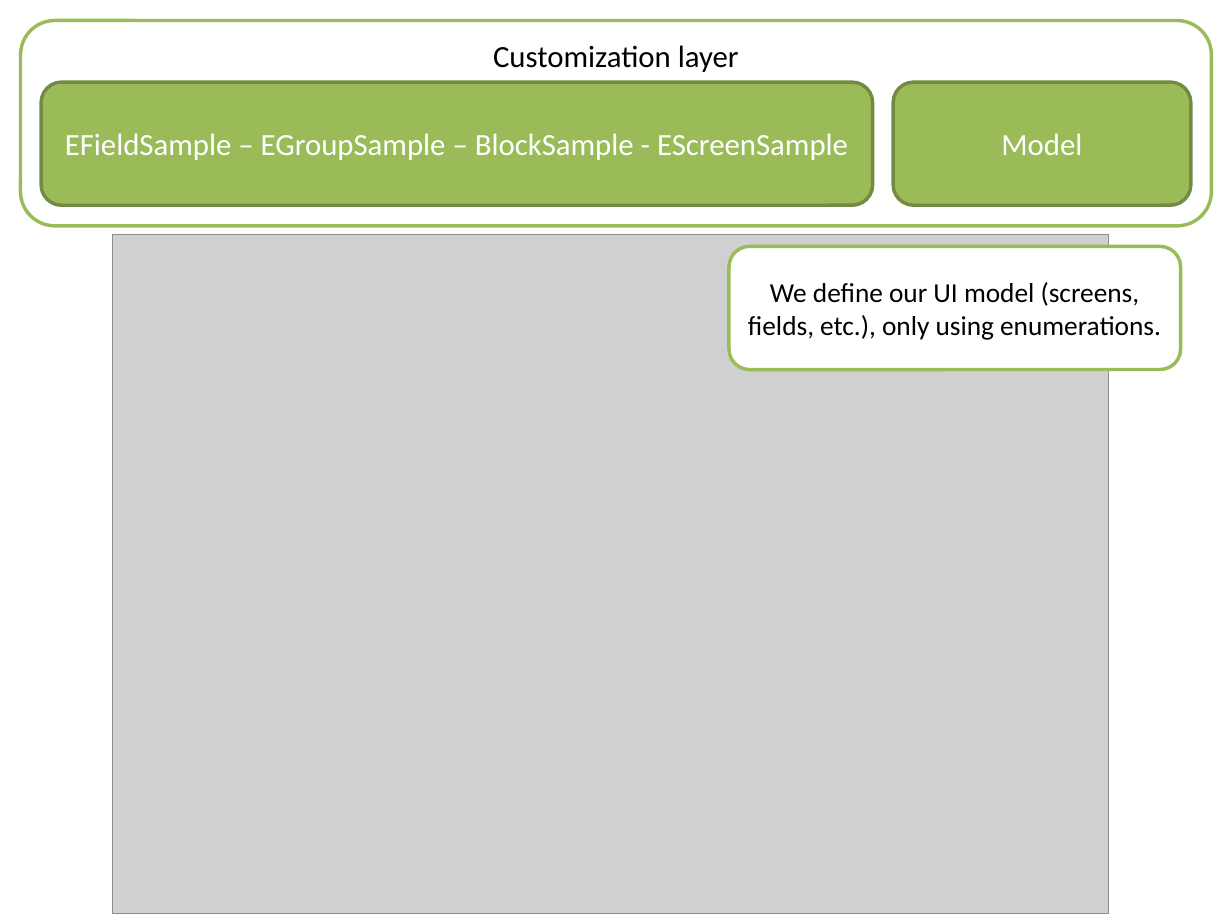
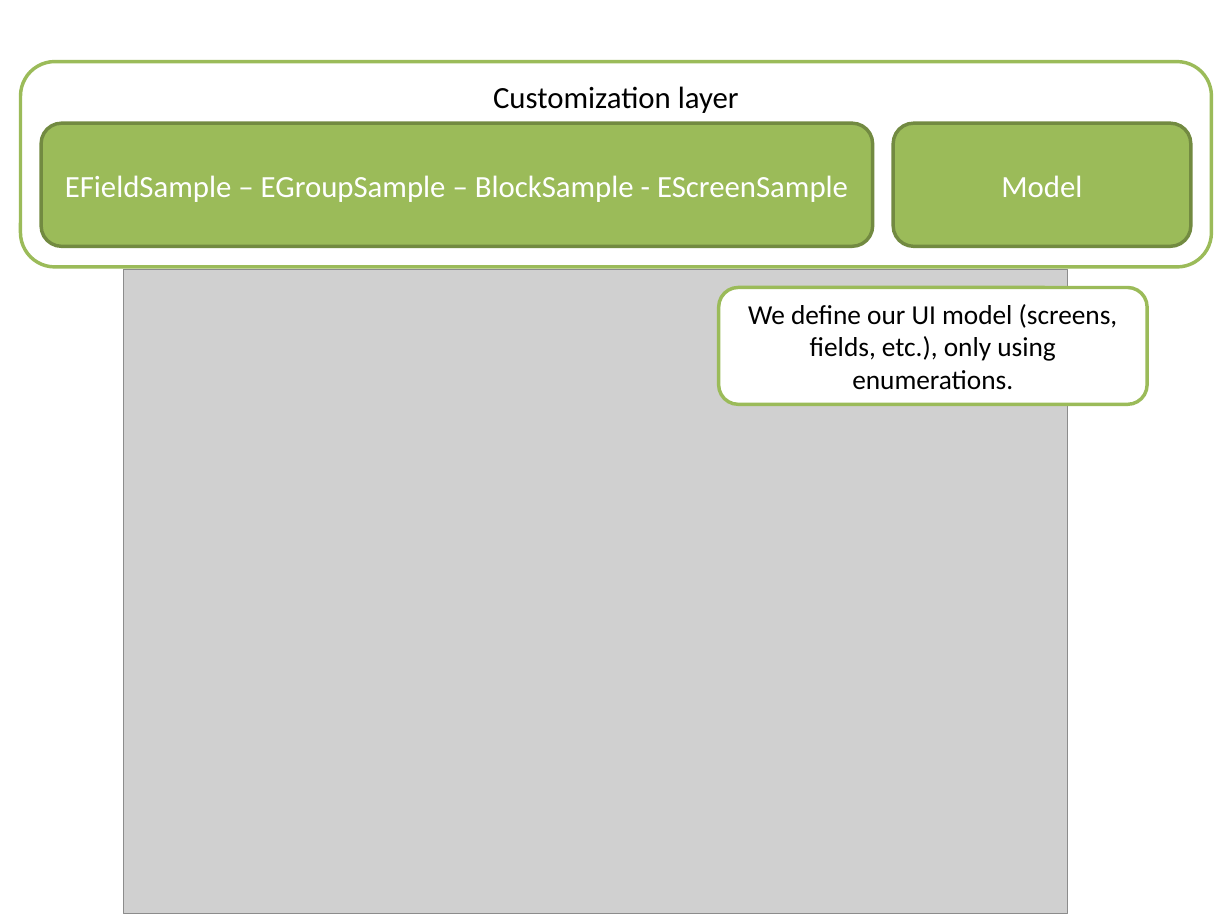
Before and after one commit to lesfurets/mdl4ui, a slide deck: slide 20 of mdl4ui-docs/mdl4ui_cg2013.pptx. Drawn at 1232x924 pixels with LibreOffice and Linux fonts; fonts in the diff are those of the drawing; grey boxes stand for pictures; background and template pictures are left out. Boxes give left, top, right and bottom in pixels: in the first picture for what was removed or moved away, otherwise in the second. Text is boxed around its words. In the diff, an @@ line names an element or a change of style, - is before the commit and + after.

```diff
--- a/mdl4ui-docs/mdl4ui_cg2013.pptx
+++ b/mdl4ui-docs/mdl4ui_cg2013.pptx
@@ 3 rounded rectangles: place and size @@
-3 rounded rectangles at <box>21,21,1212,227</box>
+3 rounded rectangles at <box>21,62,1212,267</box>
@@ picture: place and size @@
-picture at <box>113,234,1109,913</box>
+picture at <box>123,270,1068,914</box>
@@ rounded rectangle "We define our UI model ...": place and size @@
-rounded rectangle "We define our UI model ..." at <box>729,246,1181,370</box>
+rounded rectangle "We define our UI model ..." at <box>718,287,1147,404</box>
```
Also in this commit, not shown: 5 other slides changed.
